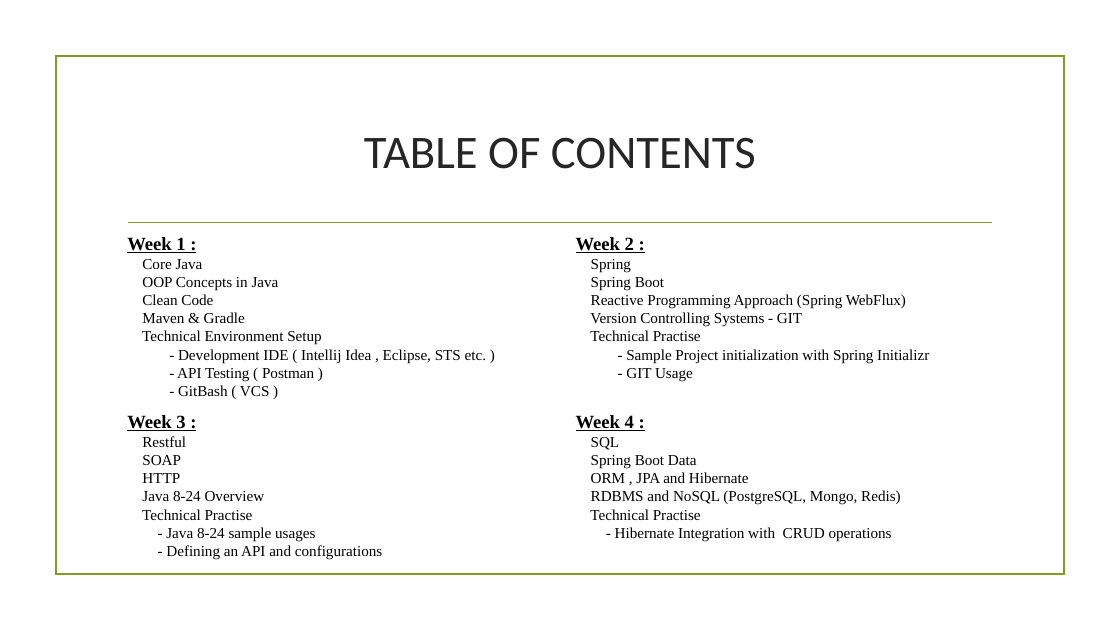
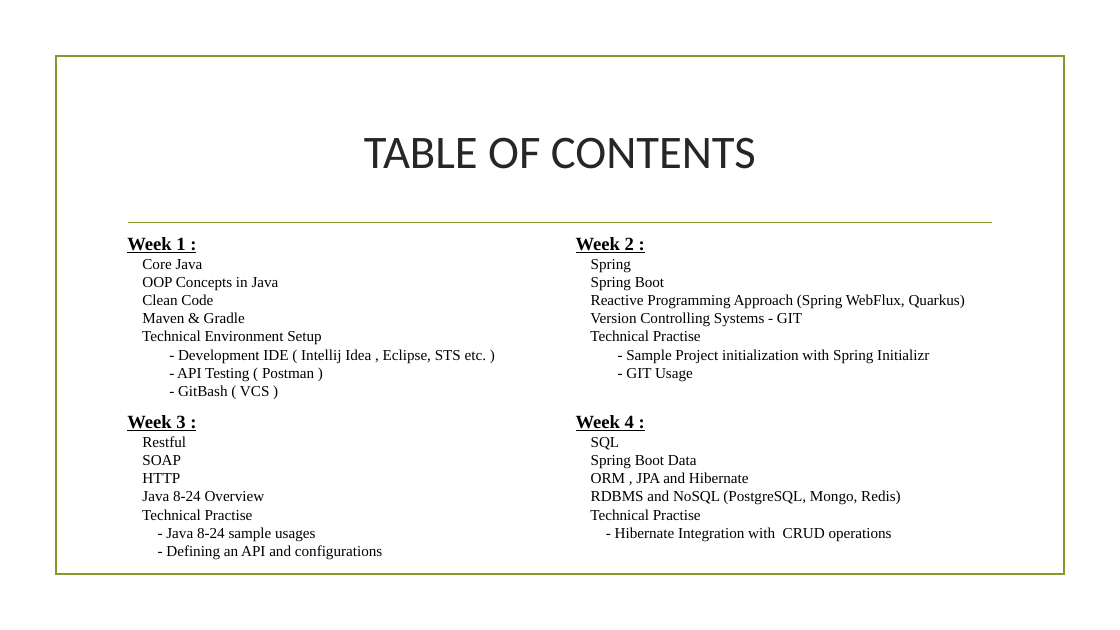
Before and after one commit to ramazansakin/patika-getir-bootcamp-slides, a slide deck: slide 2 of Week1.pptx. Drawn at 1120x630 pixels with LibreOffice and Linux fonts; fonts in the diff are those of the drawing; background and template pictures are left out. Boxes give left, top, right and bottom in pixels: in the first picture for what was removed or moved away, otherwise in the second. Text is boxed around its words. In the diff, an @@ line names an element or a change of style, - is before the commit and + after.

```diff
--- a/Week1.pptx
+++ b/Week1.pptx
@@ text at <box>591,294,965,309</box>: text changed @@
-Reactive Programming Approach (Spring WebFlux)
+Reactive Programming Approach (Spring WebFlux, Quarkus)
```
Also in this commit, not shown: 4 other slides changed, 1 other file.
